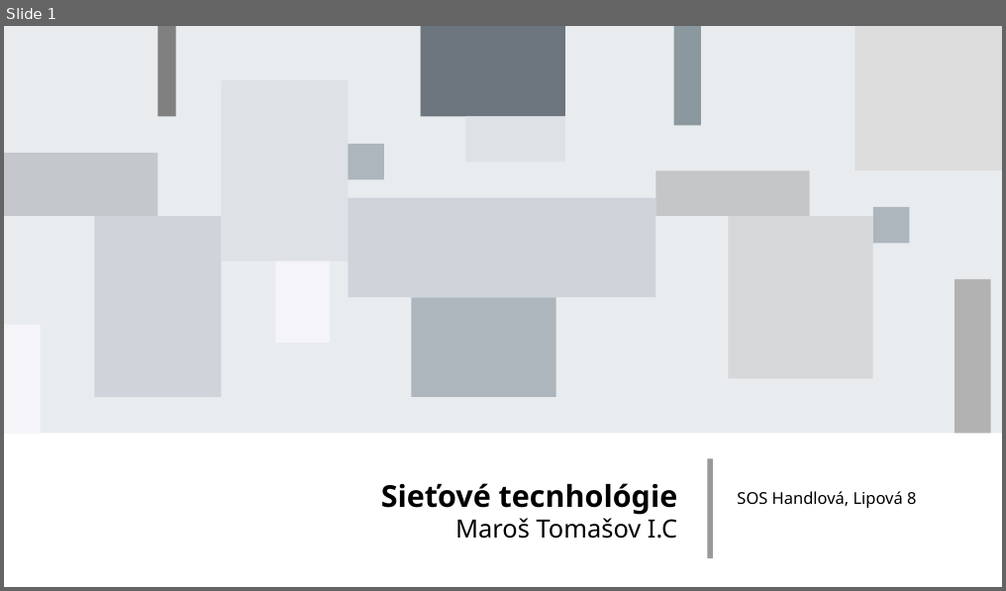
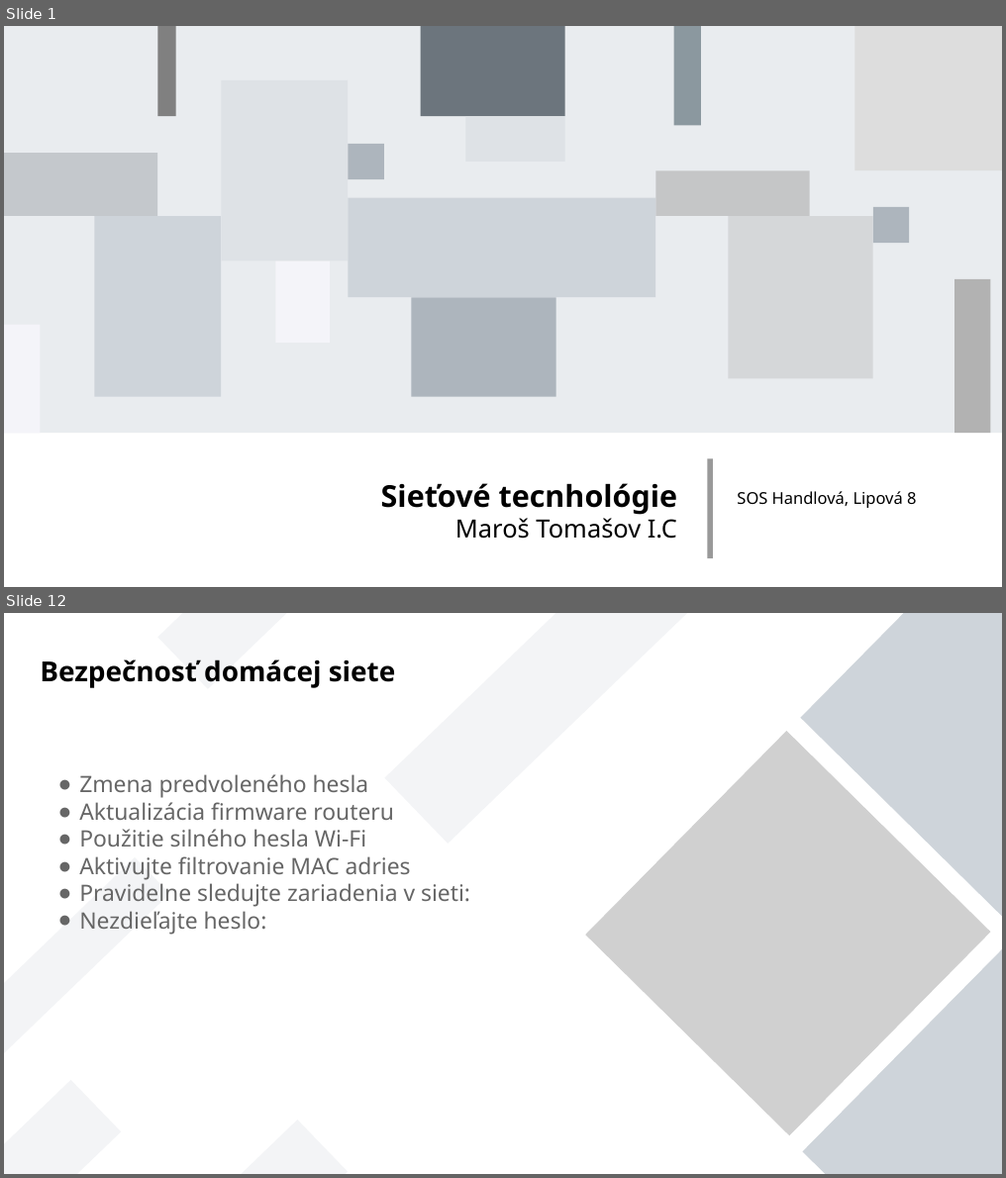
Before and after one commit to ZekoSNB/School, a slide deck: ASW/Sietove_technologie.pptx. Shown one above the other, each under a label of ours: slide 1 before the commit, slides 1 and 12 after it; the slides between them are not shown. The pictures are 1006x591 and 1006x1178 pixels, drawn with LibreOffice and Linux fonts; fonts in the diff are those of the drawing; grey boxes stand for pictures. Boxes give left, top, right and bottom in pixels: in the first picture for what was removed or moved away, otherwise in the second. Text is boxed around its words. In the diff, an @@ line names an element or a change of style, - is before the commit and + after.

```diff
--- a/ASW/Sietove_technologie.pptx
+++ b/ASW/Sietove_technologie.pptx
@@ slide 12 added at (4, 613, 1002, 1174), background #FFFFFF @@
@@ rectangle added at (157, 613, 393, 689), fill #8D99AE at 10% opacity @@
@@ rectangle added at (385, 613, 695, 844), fill #8D99AE at 10% opacity @@
@@ rectangle added at (801, 613, 1002, 919), fill #CED4DA @@
@@ text added at (40, 660, 395, 688), 22 pt, text #000000, bold @@
+Bezpečnosť domácej siete
@@ picture added at (585, 731, 991, 1137) @@
@@ text added at (79, 774, 470, 935), 18 pt, text #666666 @@
+● Zmena predvoleného hesla
+● Aktualizácia firmware routeru
+● Použitie silného hesla Wi-Fi
+● Aktivujte filtrovanie MAC adries
+● Pravidelne sledujte zariadenia v sieti:
+● Nezdieľajte heslo:
@@ rectangle added at (4, 858, 170, 1071), fill #8D99AE at 10% opacity @@
@@ rectangle added at (803, 949, 1002, 1174), fill #CED4DA @@
@@ rectangle added at (4, 1080, 121, 1174), fill #8D99AE at 10% opacity @@
@@ rectangle added at (114, 1120, 349, 1174), fill #8D99AE at 10% opacity @@
```
Also in this commit, not shown: 6 slides changed, 3 other slides added, 2 slides removed, 2 other files.
